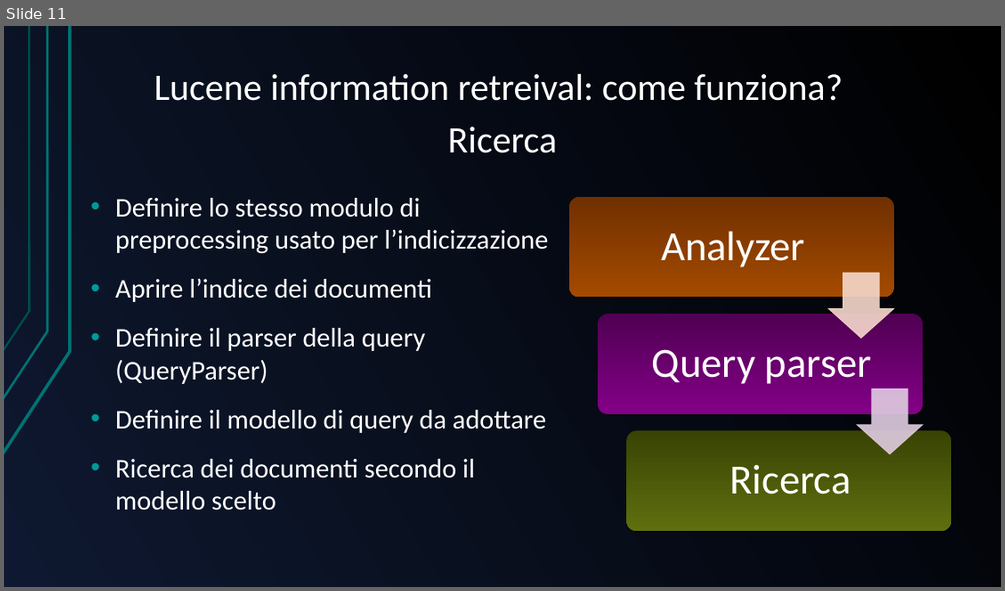
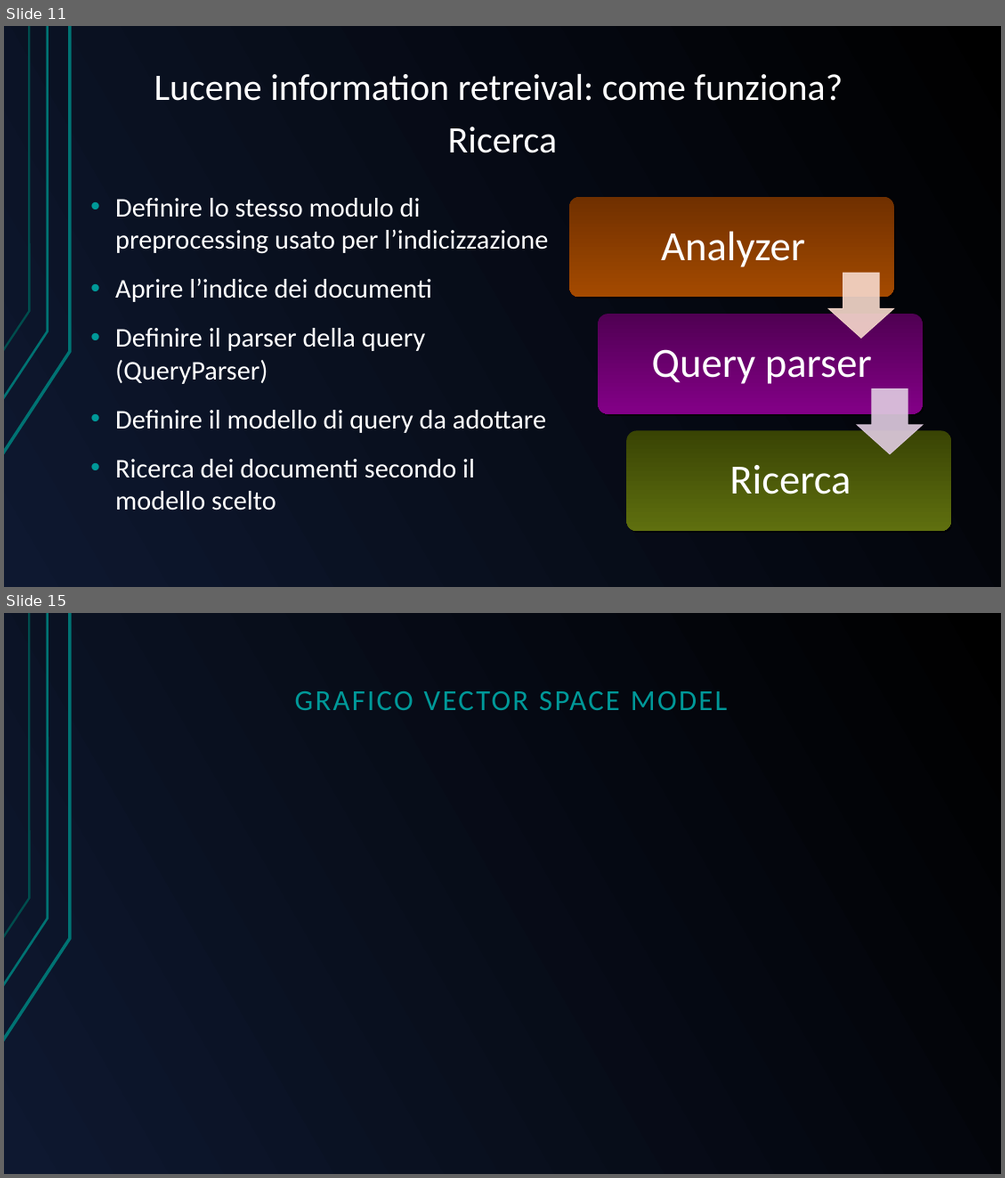
Before and after one commit to GreRagu/ProgettoGavi, a slide deck: Hegregio.odp. Shown one above the other, each under a label of ours: slide 11 before the commit, slides 11 and 15 after it; the slides between them are not shown. The pictures are 1005x591 and 1005x1178 pixels, drawn with LibreOffice and Linux fonts; fonts in the diff are those of the drawing. Boxes give left, top, right and bottom in pixels: in the first picture for what was removed or moved away, otherwise in the second. Text is boxed around its words. In the diff, an @@ line names an element or a change of style, - is before the commit and + after.

```diff
--- a/Hegregio.odp
+++ b/Hegregio.odp
@@ slide 15 added at <box>4,613,1001,1174</box>, background gradient #000000 to #0E1830; not listed: 3 template elements that a slide beside it also shows @@
@@ text added at <box>295,691,728,710</box>, 28 pt, text #009999 @@
+GRAFICO VECTOR SPACE MODEL
```
Also in this commit, not shown: 1 slide changed, 6 other slides added, 2 slides removed.
